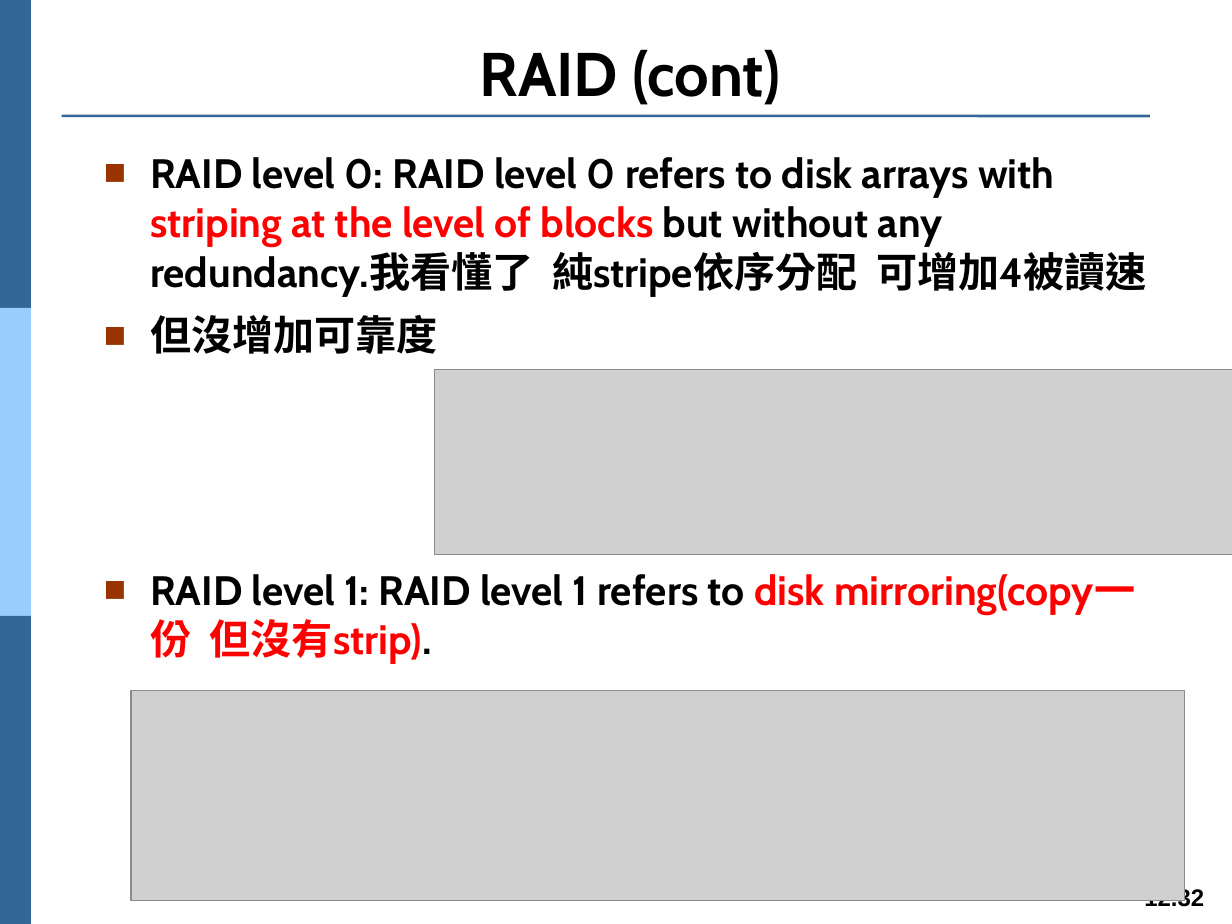
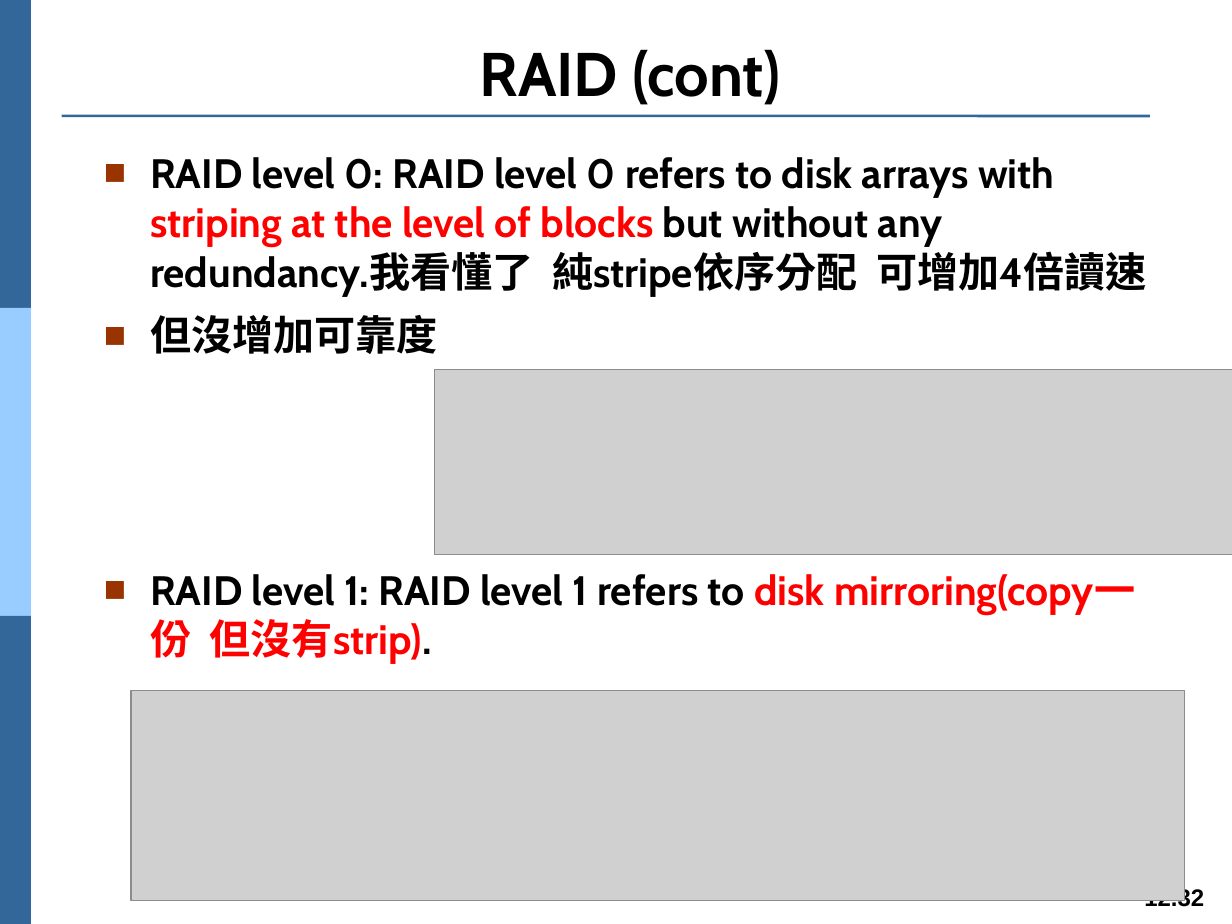
Before and after one commit to Yang09701194/OS_Learning, a slide deck: slide 32 of ch12.pptx. Drawn at 1232x924 pixels with LibreOffice and Linux fonts; fonts in the diff are those of the drawing; grey boxes stand for pictures. Boxes give left, top, right and bottom in pixels: in the first picture for what was removed or moved away, otherwise in the second. Text is boxed around its words. In the diff, an @@ line names an element or a change of style, - is before the commit and + after.

```diff
--- a/ch12.pptx
+++ b/ch12.pptx
@@ text at (x1=150, y1=157, x2=1146, y2=297): text changed @@
-■ RAID level 0: RAID level 0 refers to disk arrays with striping at the level of blocks but without any redundancy.我看懂了 純stripe依序分配 可增加4被讀速
+■ RAID level 0: RAID level 0 refers to disk arrays with striping at the level of blocks but without any redundancy.我看懂了 純stripe依序分配 可增加4倍讀速
```
Also in this commit, not shown: 6 other slides changed, 1 slide added.
